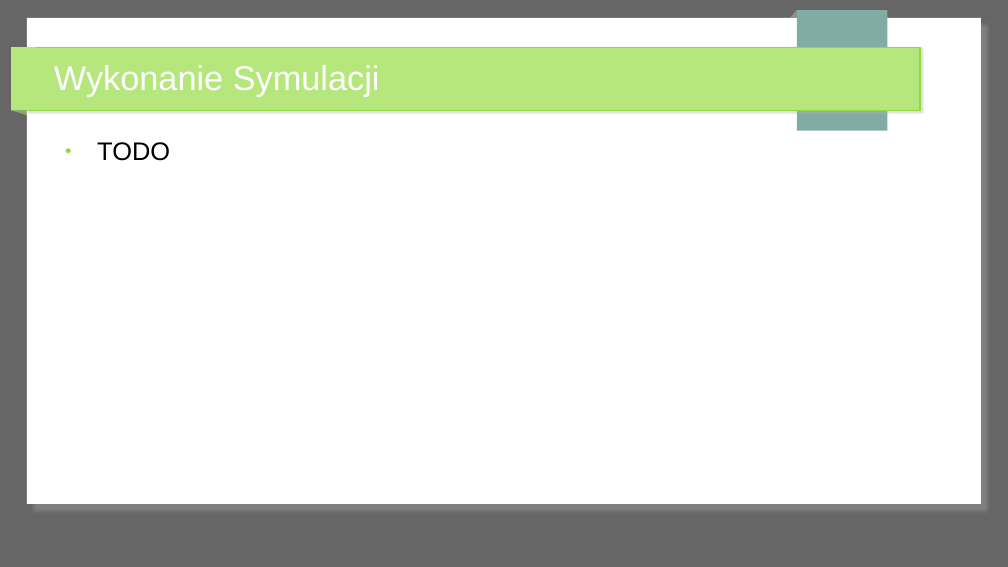
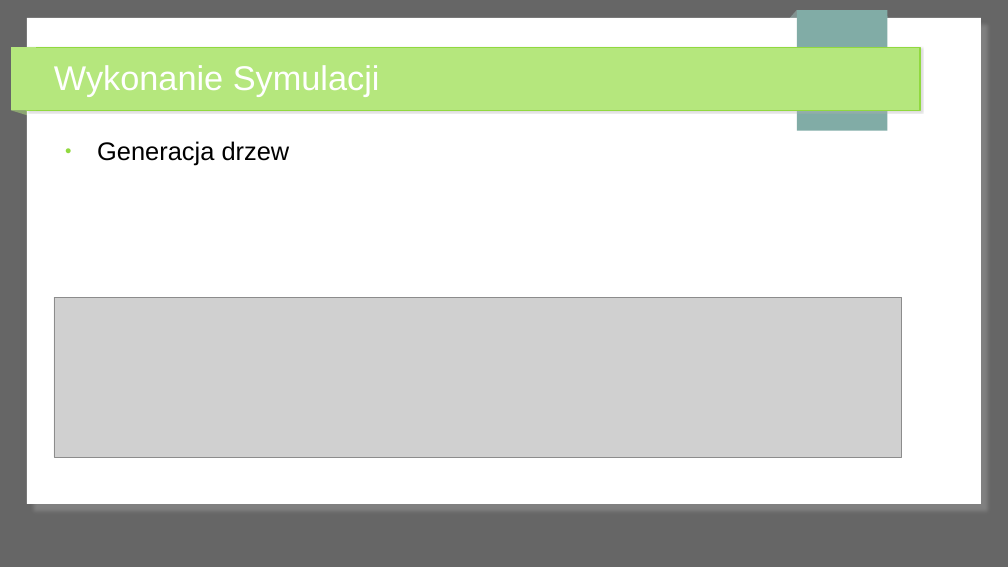
Before and after one commit to Kac-S/symulacja_pozaru_lasu, a slide deck: slide 13 of prezentacja_las.odp. Drawn at 1008x567 pixels with LibreOffice and Linux fonts; fonts in the diff are those of the drawing; grey boxes stand for pictures. Boxes give left, top, right and bottom in pixels: in the first picture for what was removed or moved away, otherwise in the second. Text is boxed around its words. In the diff, an @@ line names an element or a change of style, - is before the commit and + after.

```diff
--- a/prezentacja_las.odp
+++ b/prezentacja_las.odp
@@ text at (97,141,290,165): text changed @@
-● TODO
+● Generacja drzew
@@ picture added at (54,297,902,457) @@
```
Also in this commit, not shown: 3 slides added, 3 other files.
